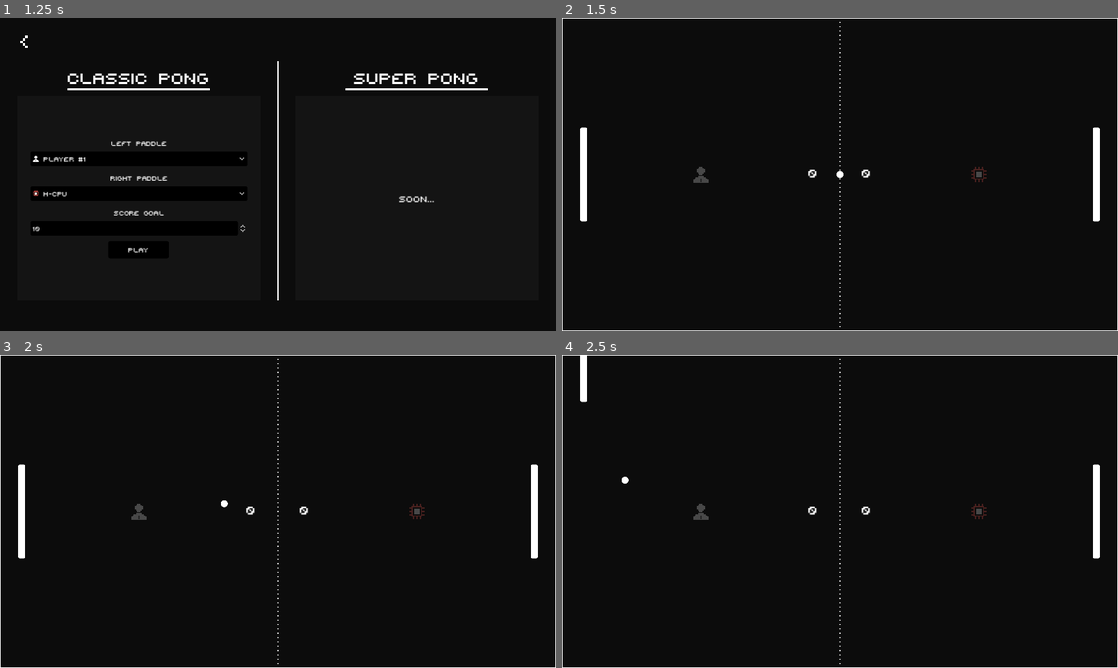
Above: before the commit, frames 1-4 (two rows, left to right).
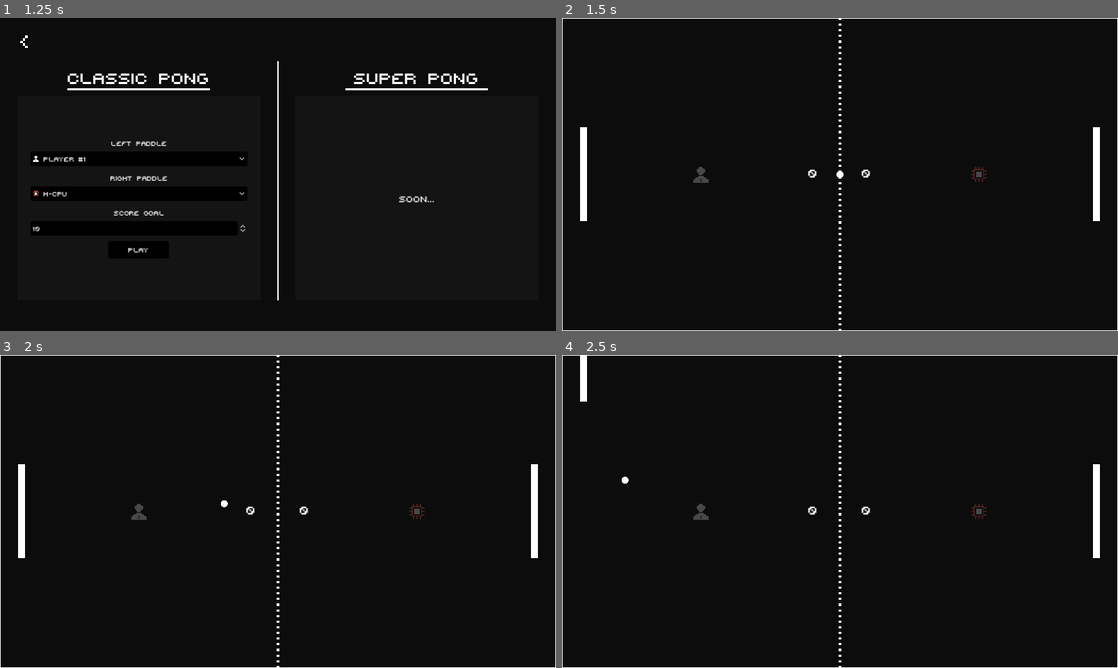
Above: after the commit, the same moments.

Repository: IamFastre/super-pong
Game: Godot game, scene res://scenes/levels/main_menu.tscn
Same seed, same stepped clock (60 frames per second), same inputs: the game is played once before the commit and once after it.
Inputs:
- Up to frame 1 (1.25 s): click "Start" at 0.5 s
- Up to frame 2 (1.5 s): click "Play" at 1.25 s
- Up to frame 3 (2 s): no input
- Up to frame 4 (2.5 s): tap Enter at 2 s; hold W (p1_up) from 2.03 s (still down); hold Shift (p1_sprint) from 2.03 s (still down)

Frame 1 is identical in both runs. In frame 2, 0.2% of the frame differs, in the area x 3-97%, y 0-100%; in frame 3, 0.2%; in frame 4, 0.2%.

Commit message:
paddles and the net look boringly square now, fits the style more

Diff:
--- a/project.godot
+++ b/project.godot
@@ -31,7 +31,7 @@
 
 [global_group]
 
-player=""
+paddle=""
 
 [input]
 
--- a/scenes/levels/classic_game.tscn
+++ b/scenes/levels/classic_game.tscn
@@ -43,6 +43,8 @@
 offset_top = -360.0
 offset_right = 640.0
 offset_bottom = 360.0
+grow_horizontal = 2
+grow_vertical = 2
 
 [node name="P1" type="Label" parent="Background/Scores"]
 layout_mode = 1
@@ -97,6 +99,8 @@
 offset_top = -360.0
 offset_right = 640.0
 offset_bottom = 360.0
+grow_horizontal = 2
+grow_vertical = 2
 
 [node name="P1" type="TextureRect" parent="Background/Icons"]
 texture_filter = 1
@@ -148,19 +152,17 @@
 scale = Vector2(1, -1)
 
 [node name="Net" type="Sprite2D" parent="."]
+texture_filter = 1
 position = Vector2(640, 360)
 scale = Vector2(0.5, 0.5)
 texture = ExtResource("6_4ac5h")
 
-[node name="PaddleLeft" parent="." groups=["paddle"] instance=ExtResource("7_2a724")]
+[node name="PaddleLeft" parent="." instance=ExtResource("7_2a724")]
 position = Vector2(50, 360)
 
-[node name="PaddleRight" parent="." groups=["paddle"] instance=ExtResource("7_2a724")]
+[node name="PaddleRight" parent="." instance=ExtResource("7_2a724")]
 position = Vector2(1230, 360)
 scale = Vector2(-1, 1)
-
-[node name="Camera2D" type="Camera2D" parent="."]
-position = Vector2(640, 360)
 
 [node name="Border" type="Line2D" parent="."]
 points = PackedVector2Array(1, 1, 1279, 1, 1279, 719, 1, 719)
@@ -192,4 +194,7 @@
 icon = ExtResource("10_n6lk1")
 expand_icon = true
 
+[node name="Camera2D" type="Camera2D" parent="."]
+position = Vector2(640, 360)
+
 [connection signal="pressed" from="HUD/PauseButton" to="." method="pause"]
--- a/scenes/paddle.tscn
+++ b/scenes/paddle.tscn
@@ -1,21 +1,22 @@
-[gd_scene load_steps=5 format=3 uid="uid://da7h22hlyy5v1"]
+[gd_scene load_steps=4 format=3 uid="uid://da7h22hlyy5v1"]
 
 [ext_resource type="Script" path="res://scenes/scripts/paddle.gd" id="1_ebeho"]
-[ext_resource type="Texture2D" uid="uid://d0vr40io70kc5" path="res://assets/sprites/player.png" id="1_ww6gk"]
 [ext_resource type="Script" path="res://components/scripts/movement_clamp.gd" id="3_a2dkk"]
 
 [sub_resource type="RectangleShape2D" id="RectangleShape2D_vn8v2"]
-size = Vector2(8, 216)
+size = Vector2(16, 216)
 
-[node name="Paddle" type="StaticBody2D" groups=["player"]]
+[node name="Paddle" type="StaticBody2D" groups=["paddle"]]
 script = ExtResource("1_ebeho")
 
-[node name="Sprite2D" type="Sprite2D" parent="."]
+[node name="Sprite" type="ColorRect" parent="."]
+offset_left = -8.0
+offset_top = -108.0
+offset_right = 32.0
+offset_bottom = 432.0
 scale = Vector2(0.4, 0.4)
-texture = ExtResource("1_ww6gk")
 
 [node name="CollisionShape2D" type="CollisionShape2D" parent="."]
-position = Vector2(4, 0)
 shape = SubResource("RectangleShape2D_vn8v2")
 
 [node name="MovementClamp" type="Node" parent="."]
Binary file changed: assets/sprites/net.png
Binary file removed: assets/sprites/player.png
Not shown, removed: assets/sprites/player.png.import
